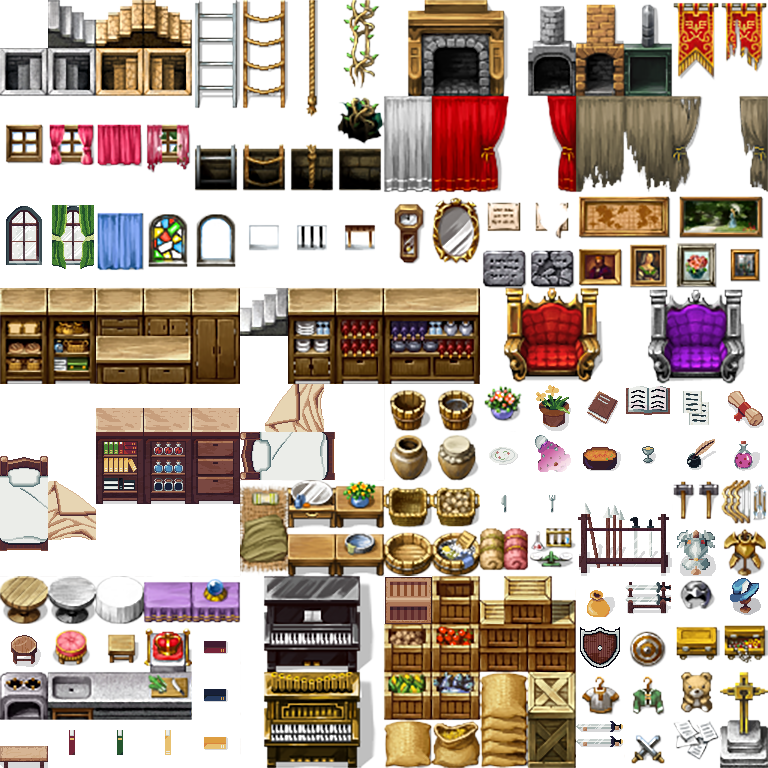
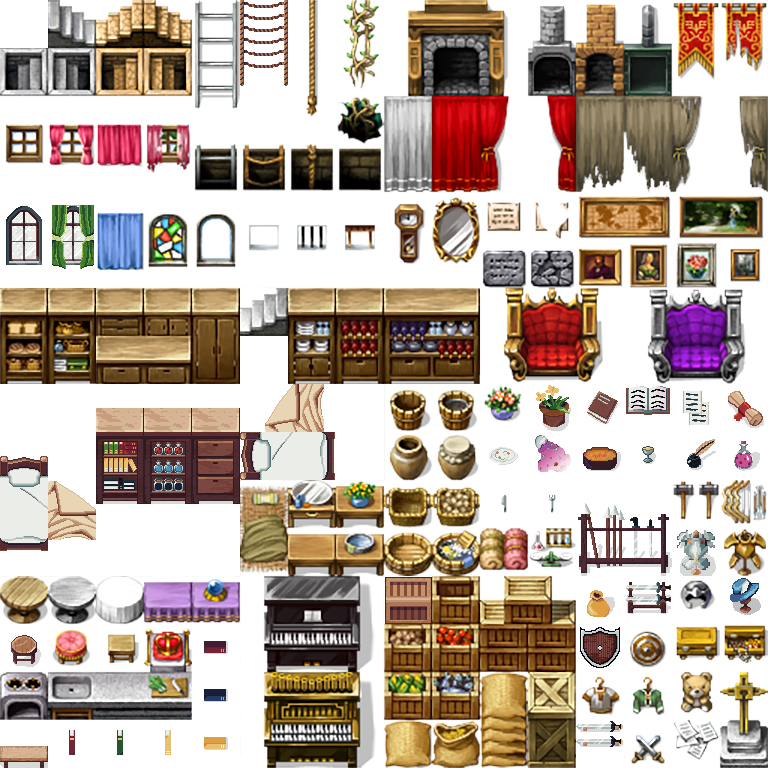
Two versions of the same layered image (768x768). Layer-by-layer changes:
added layer "Rope Ladder" above "Single Yellow Book Side" over <box>240,0,288,86</box>
painted on "Layer 1" over <box>240,0,288,144</box>